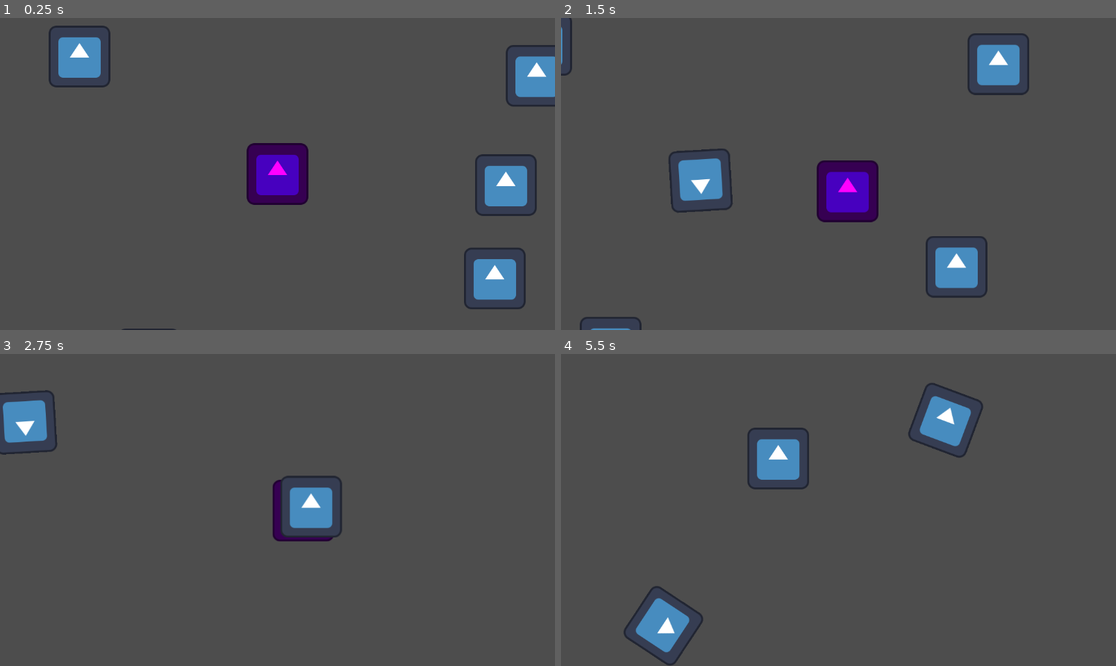
Above: before the commit, frames 1-4 (two rows, left to right).
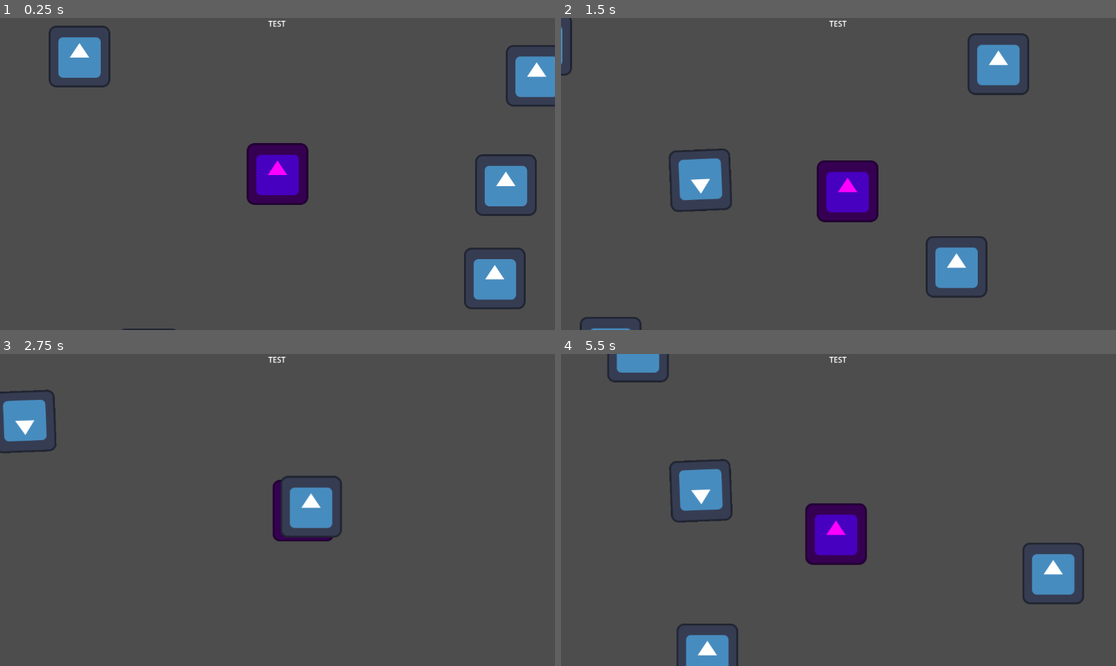
Above: after the commit, the same moments.

Repository: pingwin01games/BialJam2024
Game: Godot game, scene res://scene/world.tscn
Same seed, same stepped clock (60 frames per second), same inputs: the game is played once before the commit and once after it. The engine's default icon, where the game draws it, is replaced by a stand-in: a white triangle on a blue panel in a dark square.
Inputs (mouse positions are in pixels of both pictures, inside the frame that each line leads up to):
- Up to frame 1 (0.25 s): no input
- Up to frame 2 (1.5 s): tap Enter at 0.5 s; move the mouse to (960, 158) at 0.52 s; hold Right (ui_right) 0.53-1.28 s; click (960, 158) at 0.6 s; move the mouse to (727, 189) at 1.27 s; hold Down (ui_down) from 1.28 s (still down); click (727, 189) at 1.35 s
- Up to frame 3 (2.75 s): move the mouse to (333, 441) at 2.02 s; release Down (ui_down) at 2.03 s; hold Right (ui_right) from 2.03 s (still down); click (333, 441) at 2.1 s
- Up to frame 4 (5.5 s): move the mouse to (810, 572) at 2.77 s; release Right (ui_right) at 2.78 s; hold Up (ui_up) 2.78-3.53 s; click (810, 572) at 2.85 s; move the mouse to (1005, 556) at 3.52 s; hold Left (ui_left) 3.53-5.03 s; click (1005, 556) at 3.6 s; tap R (reload, bound only after the commit) at 4.15 s; move the mouse to (672, 463) at 4.27 s; click (672, 463) at 4.35 s; move the mouse to (866, 510) at 5.02 s; hold Down (ui_down) from 5.03 s (still down); click (866, 510) at 5.1 s

The runs differ from the first frame. In frame 1, less than 0.1% of the frame differs, in the area x 48-52%, y 0-3%; in frame 2, 0.1%; in frame 3, 0.2%; in frame 4, 10%, in the area x 8-95%, y 0-100%.

Commit message:
dodano reload bar
trzeba lepiej klikac r

Diff:
--- a/project.godot
+++ b/project.godot
@@ -62,6 +62,11 @@
 "events": [Object(InputEventMouseButton,"resource_local_to_scene":false,"resource_name":"","device":-1,"window_id":0,"a …(258 unchanged characters)…
 ]
 }
+reload={
+"deadzone": 0.5,
+"events": [Object(InputEventKey,"resource_local_to_scene":false,"resource_name":"","device":-1,"window_id":0,"alt_pressed":false,"shift_pressed":false,"ctrl_pressed":false,"meta_pressed":false,"pressed":false,"keycode":0,"physical_keycode":82,"key_label":0,"unicode":114,"echo":false,"script":null)
+]
+}
 
 [layer_names]
 
--- a/scene/gracz.tscn
+++ b/scene/gracz.tscn
@@ -6,7 +6,7 @@
 [sub_resource type="RectangleShape2D" id="RectangleShape2D_ci8wv"]
 size = Vector2(128, 128)
 
-[node name="Player" type="CharacterBody2D" groups=["wyjatkowy"]]
+[node name="Player" type="CharacterBody2D" groups=["player"]]
 script = ExtResource("1_d3427")
 
 [node name="CollisionShape2D" type="CollisionShape2D" parent="."]
@@ -22,6 +22,40 @@
 [node name="RoF" type="Timer" parent="."]
 wait_time = 0.5
 
+[node name="Reload_Time" type="Timer" parent="."]
+
+[node name="Bonus_Reload" type="Timer" parent="."]
+
 [node name="hand" type="Node2D" parent="."]
 
+[node name="CanvasLayer" type="CanvasLayer" parent="."]
+
+[node name="UI" type="Control" parent="CanvasLayer"]
+layout_mode = 3
+anchors_preset = 0
+offset_right = 576.0
+offset_bottom = 324.0
+
+[node name="Ammo_Count" type="Label" parent="CanvasLayer/UI"]
+layout_mode = 1
+anchors_preset = -1
+anchor_left = 1.036
+anchor_right = 1.03993
+offset_left = -39.736
+offset_bottom = 23.0
+grow_horizontal = 0
+text = "TEST"
+metadata/_edit_use_anchors_ = true
+
+[node name="Reload_bar" type="ProgressBar" parent="CanvasLayer/UI"]
+visible = false
+layout_mode = 0
+offset_left = 522.0
+offset_top = 478.0
+offset_right = 637.0
+offset_bottom = 505.0
+show_percentage = false
+
 [connection signal="timeout" from="RoF" to="." method="_on_ro_f_timeout"]
+[connection signal="timeout" from="Reload_Time" to="." method="_on_reload_time_timeout"]
+[connection signal="timeout" from="Bonus_Reload" to="." method="_on_bonus_reload_timeout"]
--- a/script/gracz.gd
+++ b/script/gracz.gd
@@ -2,14 +2,29 @@
 
 @onready var rof = $RoF
 @onready var pocisk = preload("res://scene/pila.tscn")
+@onready var reload = $Reload_Time
+@onready var ammo_count = $CanvasLayer/UI/Ammo_Count
+@onready var reload_bar = $CanvasLayer/UI/Reload_bar
+@onready var bonus_reload = $Bonus_Reload
+
 
 const SPEED = 300.0
+const MAXAMMO = 10
 
 var canShoot = true
+var currentAmmo
+var reloading = false
+var bonusReloading = false
+var failBonusReloading = false
+
+var startBonusReload = 0.3
+var starBonusReloadTime = 0.3
 
 var direction : Vector2
 
-
+func _ready():
+	currentAmmo = MAXAMMO
+	reload_bar.max_value = reload.wait_time
 
 func _process(delta):
 
@@ -24,11 +39,12 @@
 		velocity.x = move_toward(velocity.x, 0, SPEED * 0.05)
 		velocity.y = move_toward(velocity.y, 0, SPEED * 0.05)
 
+	move_and_slide()
 
-
-	if Input.is_action_just_pressed("shoot") and canShoot:
+	if Input.is_action_just_pressed("shoot") and canShoot and currentAmmo>=0 and reloading == false:
 
 		rof.start()
+		currentAmmo -= 1
 		var bul = pocisk.instantiate()
 		var atanek2 = atan2(get_global_mouse_position().y-position.y, get_global_mouse_position().x-position.x)
 		bul.position = position + Vector2(300,0).rotated(atanek2)
@@ -37,11 +53,56 @@
 
 		canShoot = false
 
+	if Input.is_action_just_pressed("reload") and currentAmmo < MAXAMMO and reloading == false:
+		reload.start()
+		currentAmmo = MAXAMMO
+		reloading = true
+		reload_bar.visible = true
+		startBonusReload = 1 - randf_range(0.2,0.4)
+		print(startBonusReload)
+		starBonusReloadTime = randf_range(0.2,0.4)
+		bonus_reload.wait_time = starBonusReloadTime
+		print("poczatek reload")
 
-	move_and_slide()
+	reload_bar.value = reload.time_left
+
+	if reload.time_left < startBonusReload and reloading == true and bonusReloading == false and failBonusReloading == false :
+			bonus_reload.start()
+			bonusReloading = true
+			reload_bar.modulate = Color(0,1,0)
+
+	if Input.is_action_just_pressed("reload") and reloading == true and failBonusReloading == false:
+		if reload_bar.modulate == Color(0,1,0):
+			reload.stop()
+			bonus_reload.stop()
+			reloading = false
+			reload_bar.visible = false
+			bonusReloading = false
+			print("szybszy koniec reload")
+			reload_bar.modulate = Color(1,1,1)
+		elif reload_bar.modulate == Color(1,1,1) and reload.time_left != 1:
+			reload_bar.modulate = Color(1,0,0)
+			failBonusReloading = true
 
 
 func _on_ro_f_timeout():
 	canShoot = true
 	rof.stop()
-	print("bam")
+
+
+
+func _on_reload_time_timeout():
+	reloading = false
+	reload_bar.visible = false
+	reload.stop()
+	bonusReloading = false
+	failBonusReloading = false
+	print("koniec reload")
+	reload_bar.modulate = Color(1,1,1)
+
+
+func _on_bonus_reload_timeout():
+	reload_bar.modulate = Color(1,1,1)
+	bonus_reload.stop()
+	print("brak bonusu")
+	print(reload.time_left)
